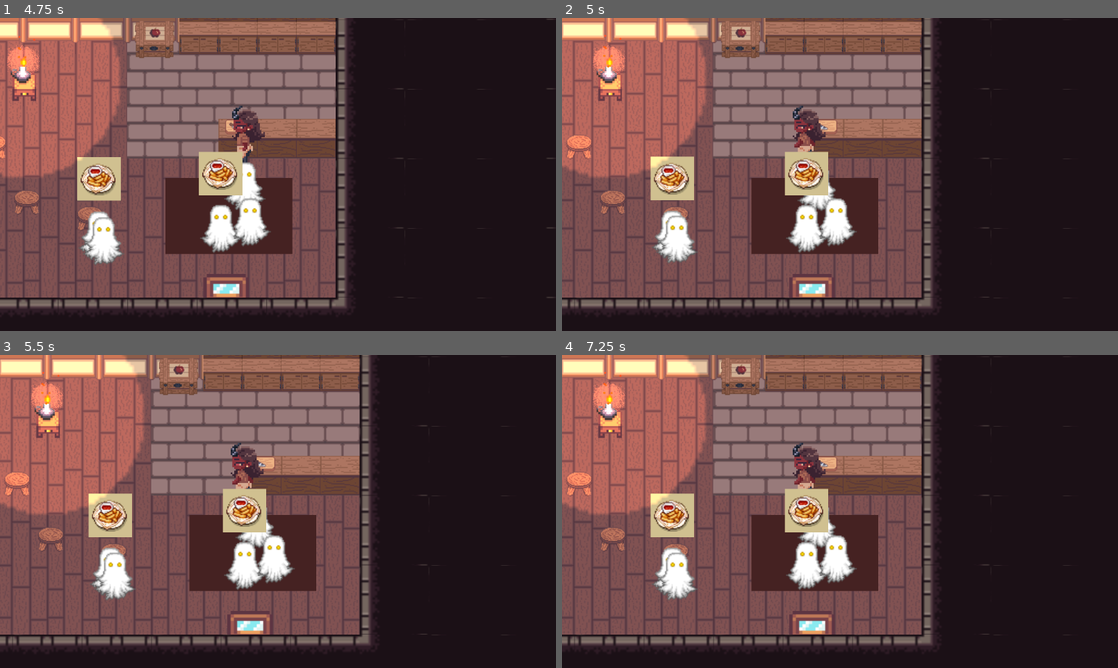
Above: before the commit, frames 1-4 (two rows, left to right).
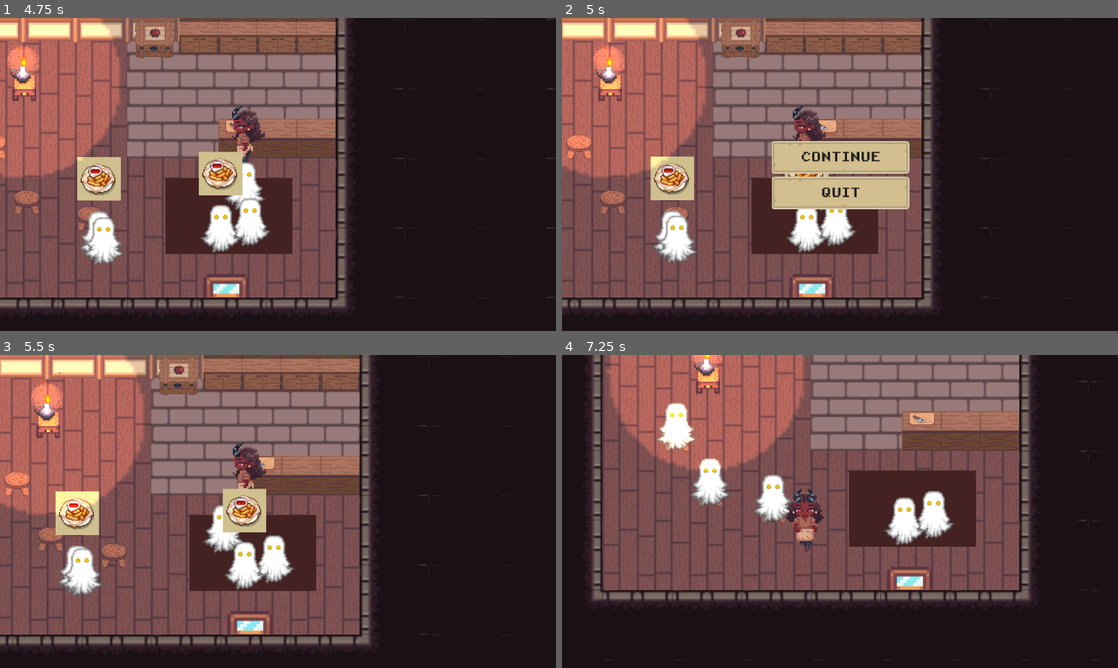
Above: after the commit, the same moments.

Repository: ikylios/GPC2022
Game: Godot game, scene res://scenes/ui/MainMenu.tscn
Same seed, same stepped clock (60 frames per second), same inputs: the game is played once before the commit and once after it.
Inputs (mouse positions are in pixels of both pictures, inside the frame that each line leads up to):
- Up to frame 1 (4.75 s): click "START" at 0.5 s; tap Enter (ui_accept) at 1.25, 1.52, 2.27, 3.77, 4.52 s; hold D (move_right) 1.28-2.03 s; tap E (interact) at 1.35, 2.85, 4.35 s; hold S (move_down) 2.03-2.78 s; tap C (toss) at 2.1, 3.6 s; hold D (move_right) 2.78-3.53 s; hold W (move_up) 3.53-4.28 s; hold A (move_left) from 4.28 s (still down)
- Up to frame 2 (5 s): keep holding A (move_left); tap P (ui_pause) at 4.9 s
- Up to frame 3 (5.5 s): release A (move_left) at 5 s; click (278, 492) at 5 s, where only the run after the commit has a clickable "CONTINUE"
- Up to frame 4 (7.25 s): hold A (move_left) 5.78-6.53 s; tap C (toss) at 5.85 s; tap Enter (ui_accept) at 6.02 s; hold S (move_down) from 6.53 s (still down); tap E (interact) at 6.6 s

Frame 1 is identical in both runs. In frame 2, 4.6% of the frame differs, in the area x 37-63%, y 39-62%; in frame 3, 4.4%; in frame 4, 62%, in the area x 0-97%, y 0-98%.
Error before the commit: Attempt to call function 'get_camera_screen_center' in base 'null instance' on a null instance. (res://scenes/Restaurant.gd:28)

Commit message:
pausing functional again

Diff:
--- a/src/scenes/Restaurant.gd
+++ b/src/scenes/Restaurant.gd
@@ -25,7 +25,7 @@
 
 func show_pause_menu():
 	get_tree().paused = true
-	$Pause_popup.set_position($Player/Camera2D.get_camera_screen_center())
+	$Pause_popup.set_position($YSort/Player/Camera2D.get_camera_screen_center())
 	$Pause_popup.show()
 
 # --------------- Pathing functionalities -----------------
